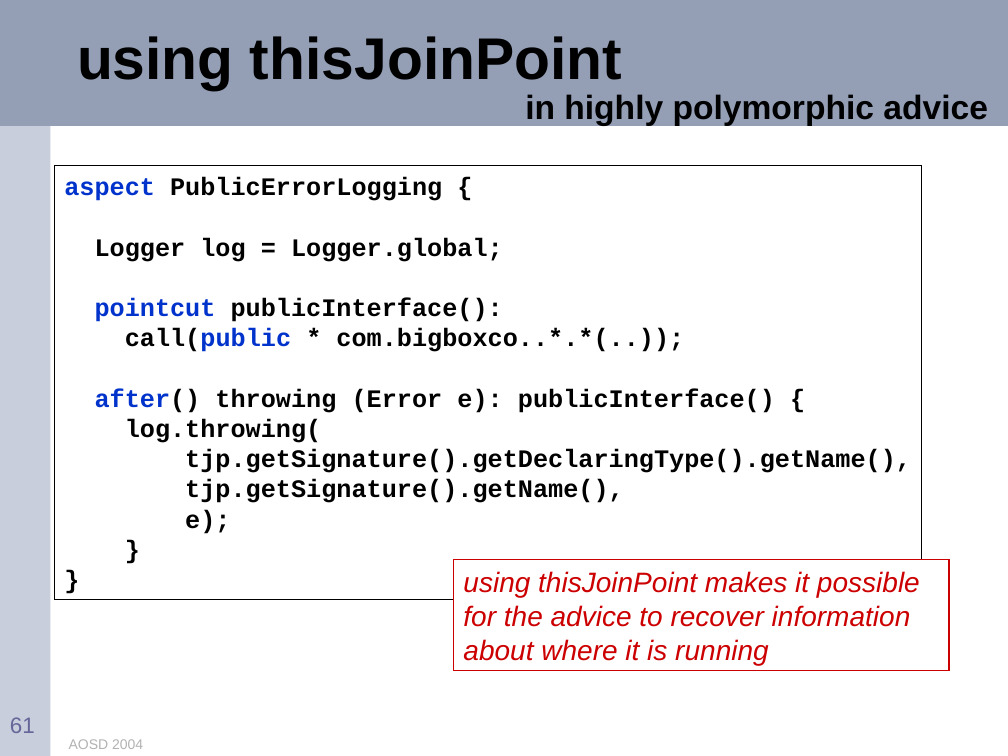
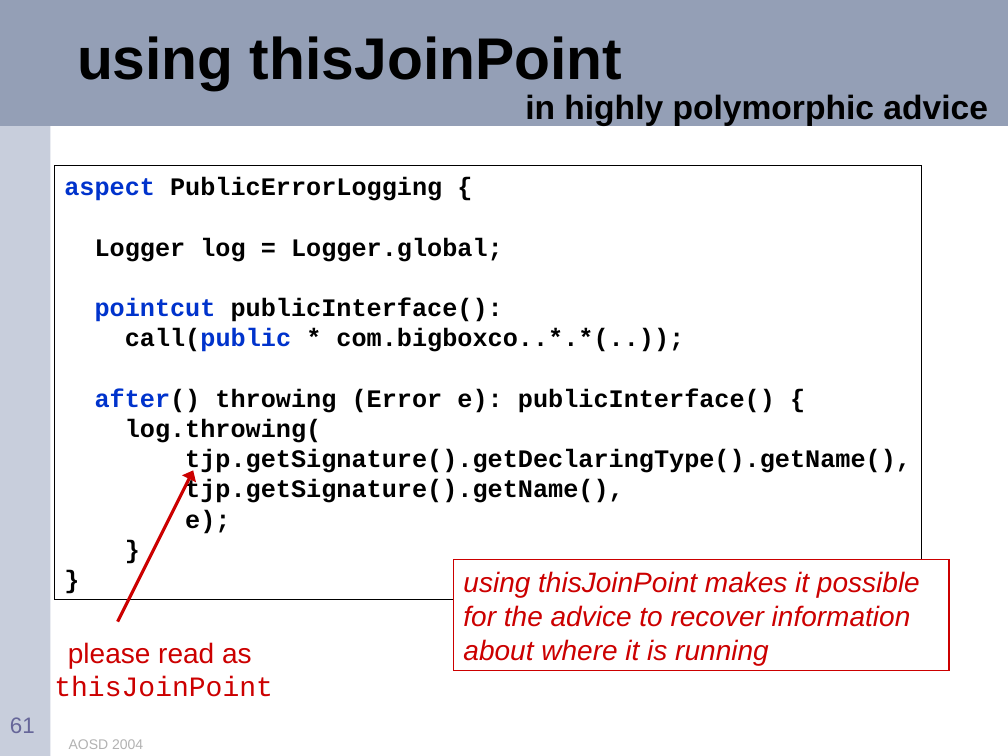
Before and after one commit to eclipse-aspectj/aspectj, a slide deck: slide 61 of docs/teaching/tutorial.ppt. Drawn at 1008x756 pixels with LibreOffice and Linux fonts; fonts in the diff are those of the drawing. Boxes give left, top, right and bottom in pixels: in the first picture for what was removed or moved away, otherwise in the second. Text is boxed around its words. In the diff, an @@ line names an element or a change of style, - is before the commit and + after.

```diff
--- a/docs/teaching/tutorial.ppt
+++ b/docs/teaching/tutorial.ppt
@@ arrow added from (118, 622) to (194, 471), #CC0000 2.24 pt @@
@@ text added at (x1=54, y1=642, x2=273, y2=697), 20 pt, text #CC0000 @@
+please read as
+thisJoinPoint
```
Also in this commit, not shown: 7 other slides changed.
